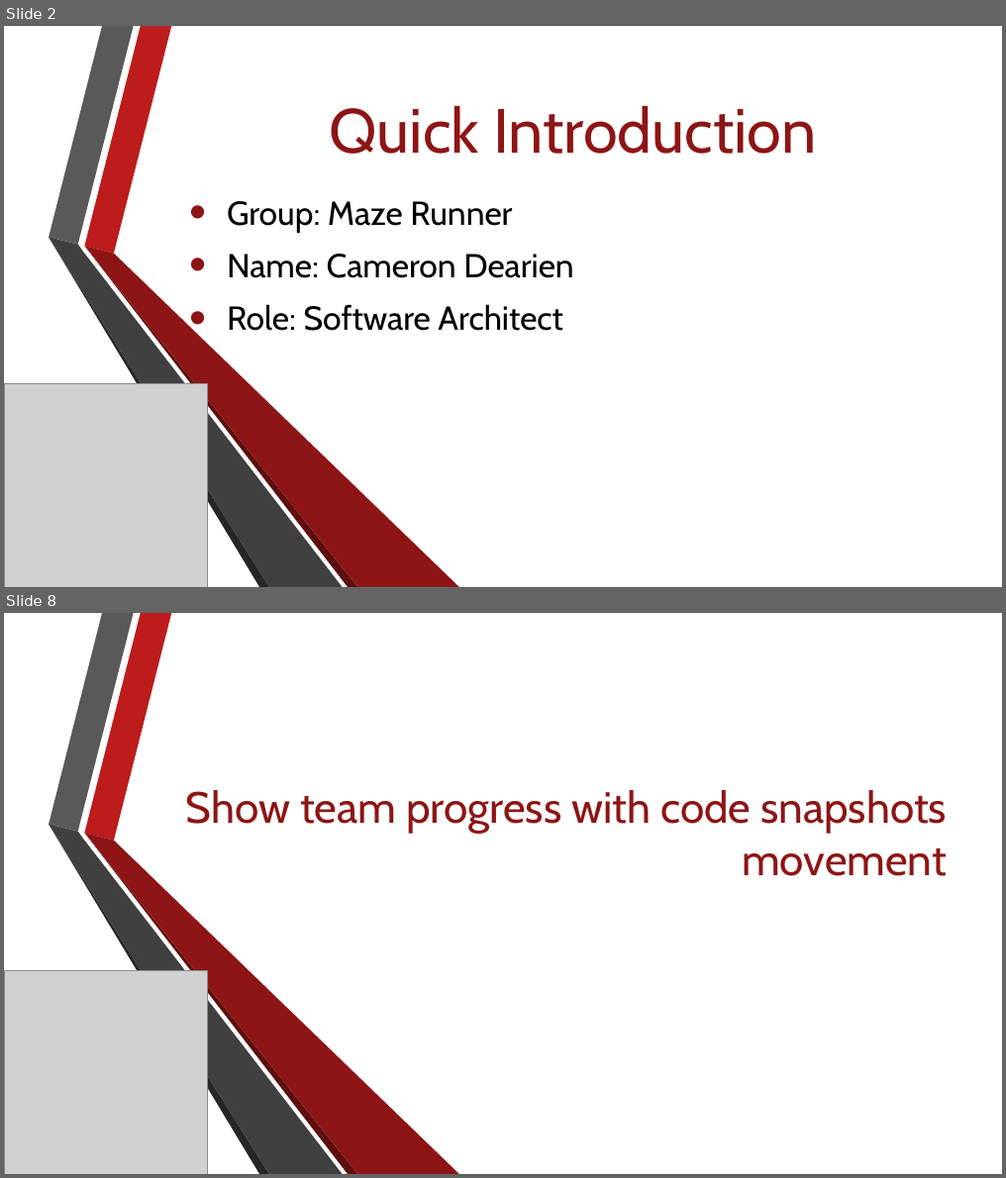
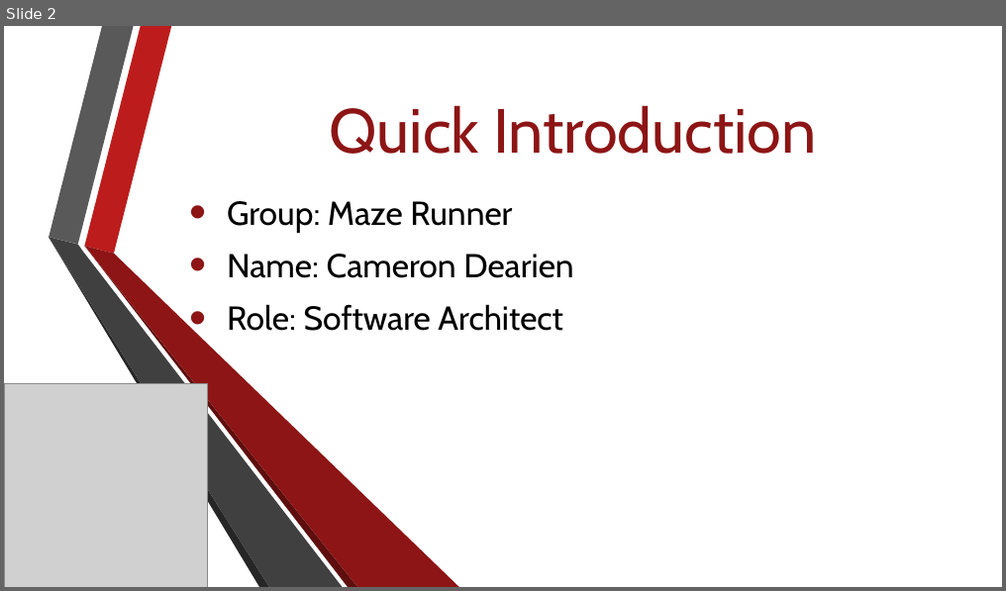
Before and after one commit to Jacob-Friedberg/Maze_Runner, a slide deck: Documents/group_lead_2_presentation.pptx. Shown one above the other, each under a label of ours: slides 2 and 8 before the commit, slide 2 after it; the slides between them are not shown. The pictures are 1006x1178 and 1006x591 pixels, drawn with LibreOffice and Linux fonts; fonts in the diff are those of the drawing; grey boxes stand for pictures; background and template pictures are left out. Boxes give left, top, right and bottom in pixels: in the first picture for what was removed or moved away, otherwise in the second. Text is boxed around its words. In the diff, an @@ line names an element or a change of style, - is before the commit and + after.

```diff
--- a/Documents/group_lead_2_presentation.pptx
+++ b/Documents/group_lead_2_presentation.pptx
@@ slide 8 removed at bbox=[4, 613, 1002, 1174], background picture (left out); not listed: 6 template elements that a slide beside it also shows @@
@@ text removed at bbox=[186, 790, 946, 876] @@
-Show team progress with code snapshots
-movement
@@ picture removed at bbox=[4, 970, 208, 1174] @@
```
Also in this commit, not shown: 2 slides changed, 6 slides added, 6 other slides removed.
